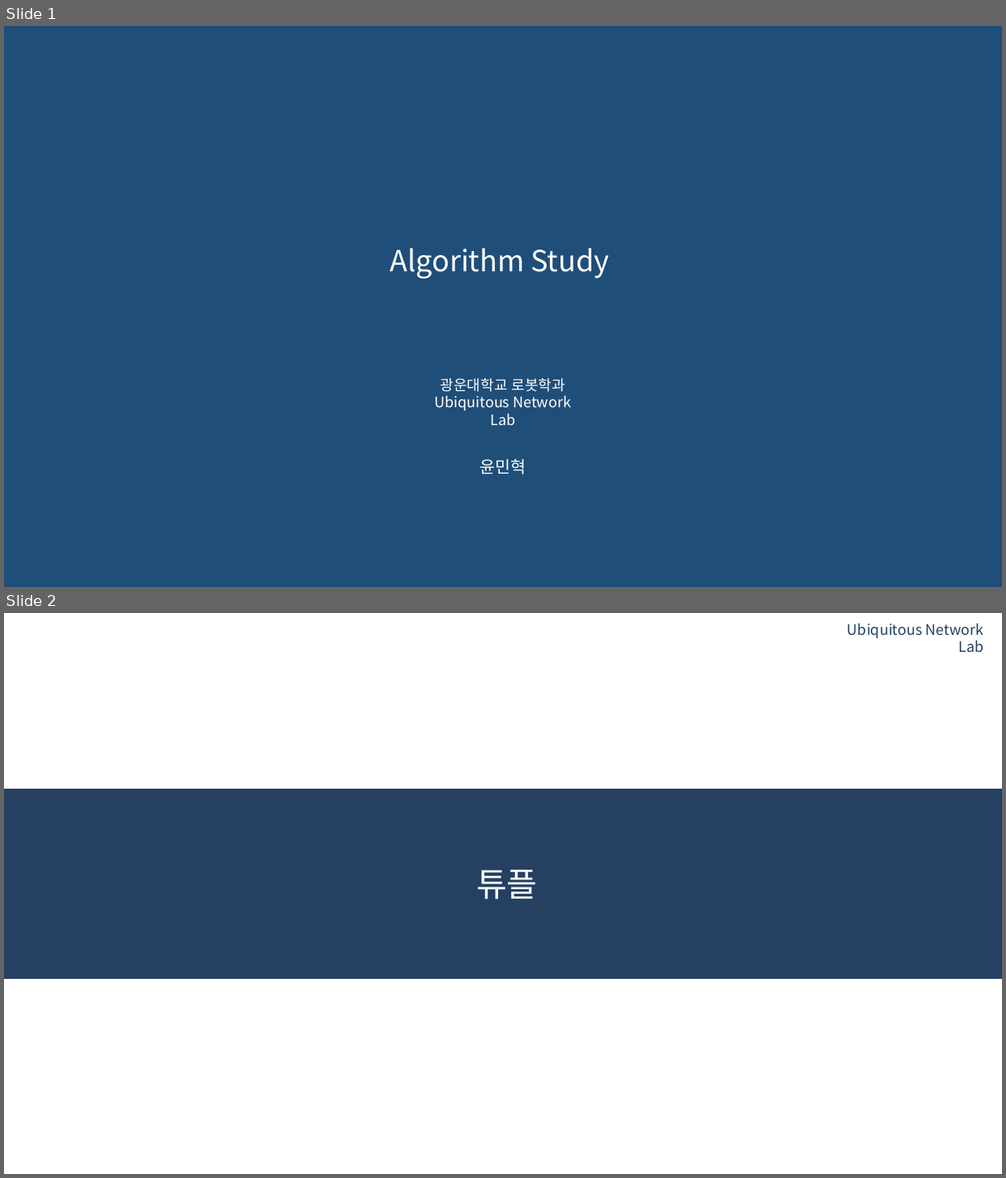
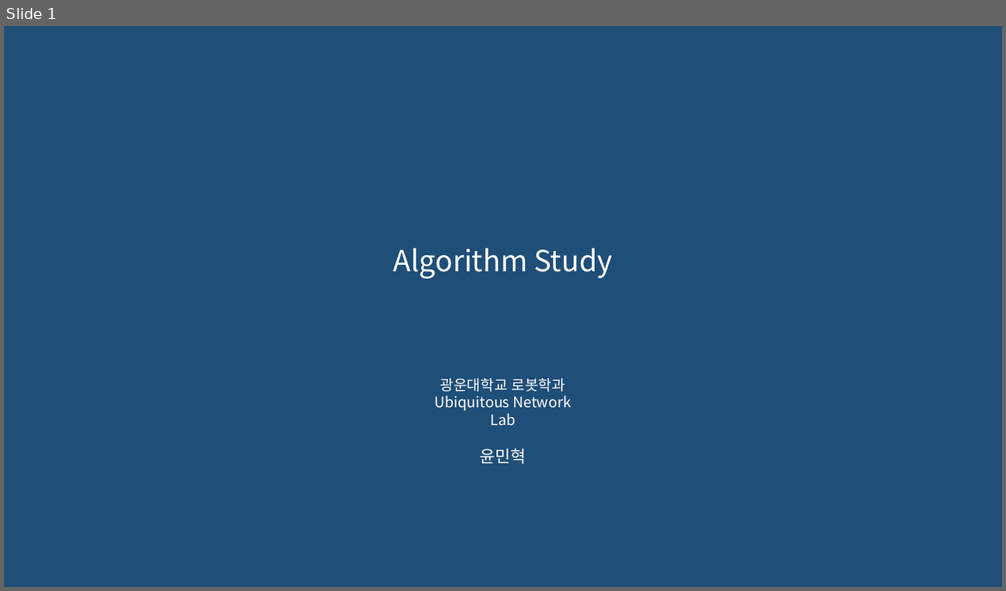
Before and after one commit to 0913ktg/Algorithm_Study, a slide deck: week_5/ppt/MinhyeokYun.pptx. Shown one above the other, each under a label of ours: slides 1 and 2 before the commit, slide 1 after it. The pictures are 1006x1178 and 1006x591 pixels, drawn with LibreOffice and Linux fonts; fonts in the diff are those of the drawing; background and template pictures are left out. Boxes give left, top, right and bottom in pixels: in the first picture for what was removed or moved away, otherwise in the second. Text is boxed around its words. In the diff, an @@ line names an element or a change of style, - is before the commit and + after.

```diff
--- a/week_5/ppt/MinhyeokYun.pptx
+++ b/week_5/ppt/MinhyeokYun.pptx
@@ slide 2 removed at box(4, 613, 1002, 1174), background #FFFFFF @@
@@ text removed at box(847, 623, 984, 652) @@
-Ubiquitous Network Lab
@@ rectangle removed at box(4, 789, 1002, 979) @@
@@ title removed at box(476, 870, 538, 900) @@
-튜플
@@ slide 1 changed as well @@
@@ title "Algorithm Study": place and size @@
-title "Algorithm Study" at box(390, 248, 610, 279)
+title "Algorithm Study" at box(394, 248, 613, 279)
@@ subtitle "윤민혁": place and size @@
-subtitle "윤민혁" at box(480, 459, 526, 475)
+subtitle "윤민혁" at box(480, 449, 526, 464)
```
Also in this commit, not shown: 1 other slide changed, 4 slides added, 4 other slides removed, 1 other file.
